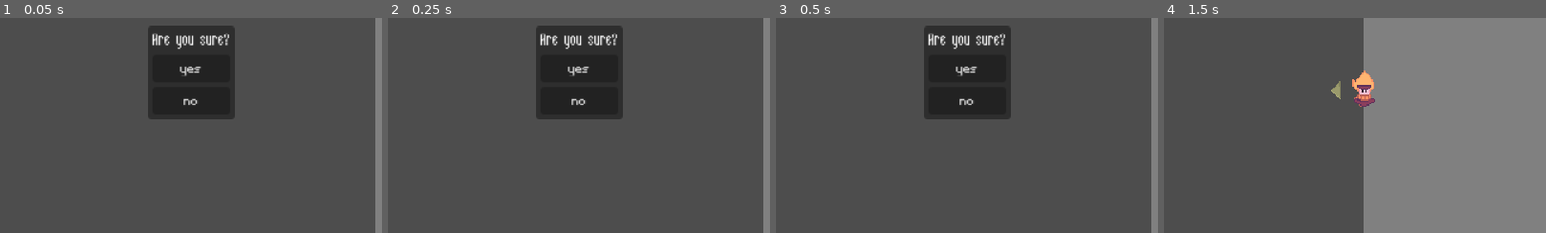
Above: before the commit, frames 1-4 (left to right).
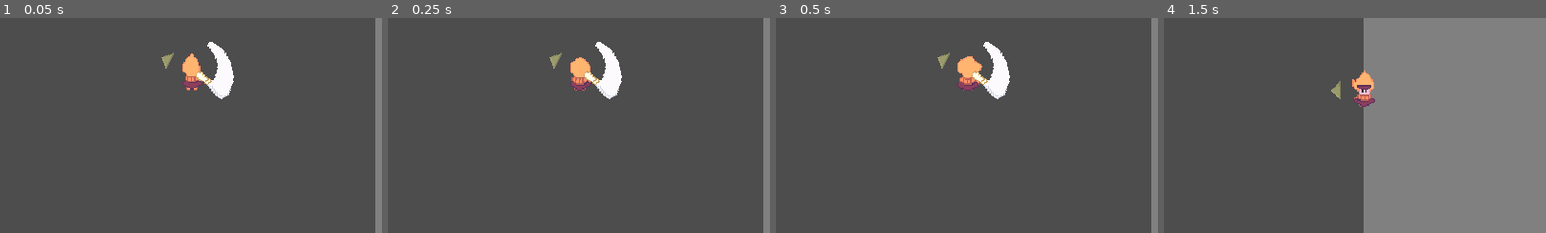
Above: after the commit, the same moments.

Repository: 0megq/PirateJam14
Game: Godot game, scene res://tests/testing_scene.tscn
The game is run twice, just before and just after one commit, with the same random seed, the same clock (stepped at 60 frames per second) and the same inputs. The engine's default icon, where the game draws it, is replaced by a stand-in: a white triangle on a blue panel in a dark square.
Inputs (mouse positions are % of the whole screen's width and height, from its top left):
- Up to frame 1 (0.05 s): no input
- Up to frame 2 (0.25 s): no input
- Up to frame 3 (0.5 s): no input
- Up to frame 4 (1.5 s): tap Enter (ui_accept) at 0.5, 0.77 s; move the mouse to (72, 45) at 0.52 s; press the mouse at (72, 45) at 0.53 s; hold D (right) 0.53-1.28 s; move the mouse to (30, 55) at 1.27 s; release the mouse at (30, 55) at 1.28 s; hold S (down) from 1.28 s (still down); click (30, 55) at 1.35 s
The pictures show only the part of the screen within x 25-75%, y 38-88%; the shares and areas given below are measured in that part.

The runs differ from the first frame. In frame 1, 9.6% of the frame differs, in the area x 38-62%, y 3-48%; in frame 2, 9.6%; in frame 3, 9.6%; in frame 4, nothing differs.

Commit message:
organized assets folders
some scripts were in the assets folder and vice versa or whatever. just moved em back where theyre supposed to go.

Diff:
--- a/project/scenes/pause_menu.tscn
+++ b/project/scenes/pause_menu.tscn
@@ -1,10 +1,10 @@
 [gd_scene load_steps=6 format=3 uid="uid://bsamh5jjjcrqu"]
 
 [ext_resource type="FontFile" uid="uid://cy2mr8pwdog77" path="res://assets/fonts/Beanstalk.ttf" id="1_jhko7"]
-[ext_resource type="Script" path="res://scenes/pause_menu.gd" id="1_mlke6"]
+[ext_resource type="Script" path="res://scripts/pause_menu.gd" id="1_mlke6"]
 [ext_resource type="FontFile" uid="uid://bjtxep2m1e6vr" path="res://assets/fonts/CelticTime.ttf" id="2_677lm"]
-[ext_resource type="Script" path="res://scenes/Button.gd" id="3_qf7kl"]
-[ext_resource type="Script" path="res://scenes/no.gd" id="5_7aue0"]
+[ext_resource type="Script" path="res://scripts/Button.gd" id="3_qf7kl"]
+[ext_resource type="Script" path="res://scripts/no.gd" id="5_7aue0"]
 
 [node name="Pause Menu" type="PopupPanel"]
 process_mode = 2
@@ -52,7 +52,6 @@
 title = "Quitting"
 initial_position = 2
 size = Vector2i(73, 75)
-visible = true
 always_on_top = true
 
 [node name="VBoxContainer" type="VBoxContainer" parent="Pausing/Quitting"]
--- a/project/tests/testing_scene.tscn
+++ b/project/tests/testing_scene.tscn
@@ -8,7 +8,6 @@
 [ext_resource type="Script" path="res://scripts/UI.gd" id="5_y53uw"]
 [ext_resource type="Script" path="res://scripts/fps_display.gd" id="6_r0tvr"]
 [ext_resource type="PackedScene" uid="uid://c8qav8rokomtn" path="res://scenes/enemy_outpost.tscn" id="7_xg3bh"]
-[ext_resource type="Script" path="res://scenes/pause_menu.gd" id="8_4bloi"]
 [ext_resource type="PackedScene" uid="uid://bsamh5jjjcrqu" path="res://scenes/pause_menu.tscn" id="8_to8r1"]
 
 [sub_resource type="ShaderMaterial" id="ShaderMaterial_a6a7o"]
@@ -112,7 +111,6 @@
 
 [node name="PauseMenu" parent="UI" instance=ExtResource("8_to8r1")]
 handle_input_locally = false
-script = ExtResource("8_4bloi")
 
 [node name="Polygon2D" type="Polygon2D" parent="."]
 visible = false
Renamed: project/scenes/Button.gd -> project/scripts/Button.gd
Renamed: project/scenes/no.gd -> project/scripts/no.gd
Renamed: project/scenes/pause_menu.gd -> project/scripts/pause_menu.gd
Not shown: 1 places in project/tests/testing_scene.tscn that only renumber resources
